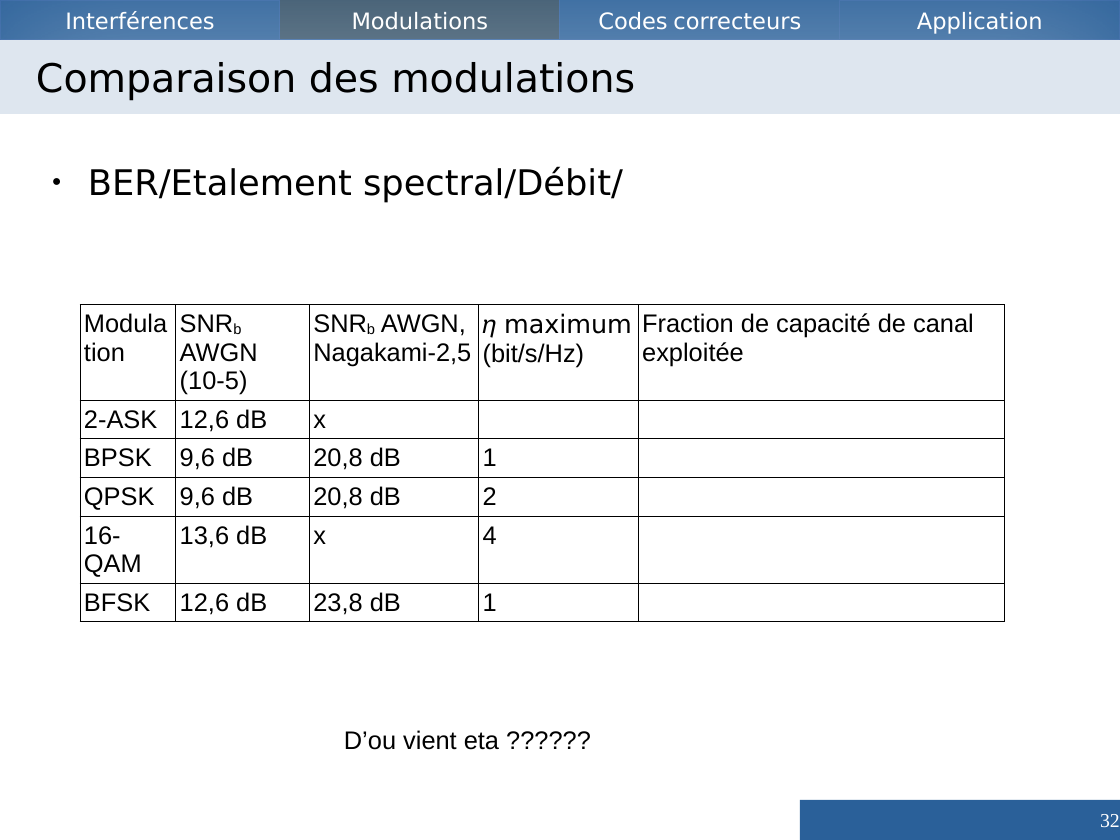
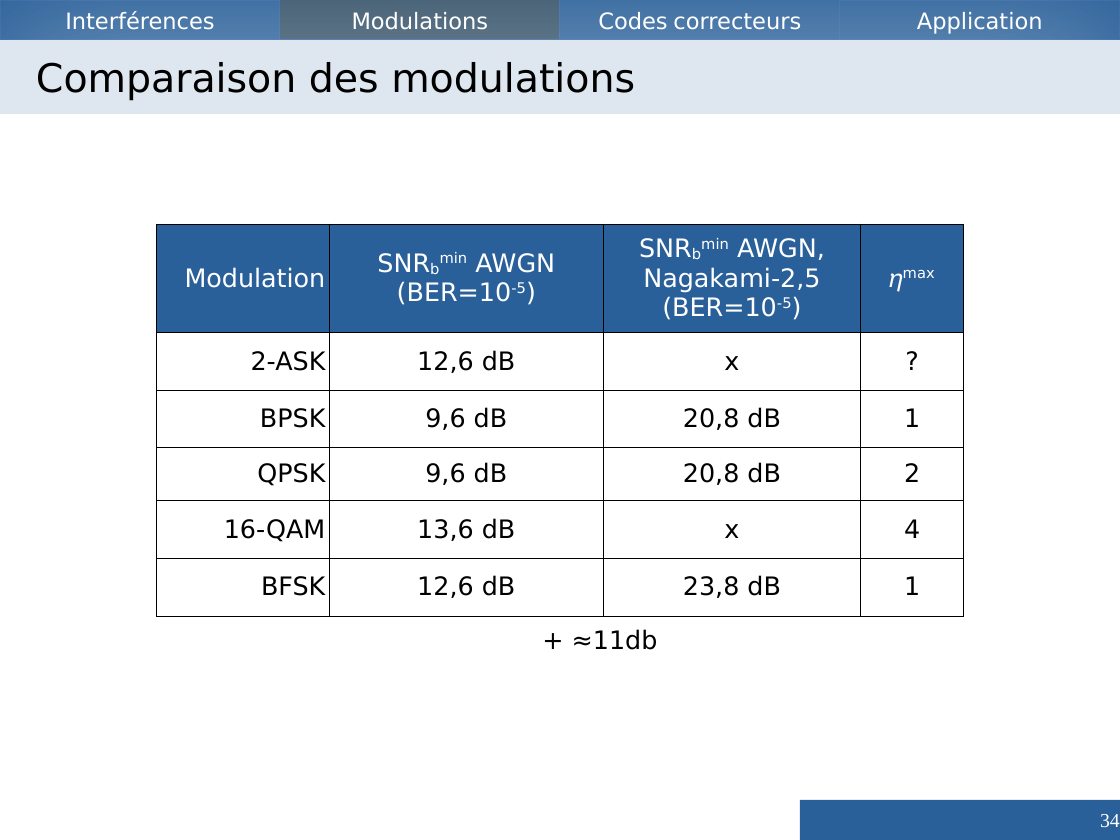
Before and after one commit to Vzrod/tipe, a slide deck: slide 34 of TIPE.odp (slide 32 before the commit). Drawn at 1120x840 pixels with LibreOffice and Linux fonts; fonts in the diff are those of the drawing. Boxes give left, top, right and bottom in pixels: in the first picture for what was removed or moved away, otherwise in the second. Text is boxed around its words. In the diff, an @@ line names an element or a change of style, - is before the commit and + after.

```diff
--- a/TIPE.odp
+++ b/TIPE.odp
@@ text removed at (88, 167, 623, 203) @@
-● BER/Etalement spectral/Débit/
@@ table at (157, 225, 963, 617) @@
-column 2: SNRb AWGN (10-5) | 12,6 dB | 9,6 dB | 9,6 dB | 13,6 dB | 12,6 dB
-column 3: SNRb AWGN, Nagakami-2,5 | x | 20,8 dB | 20,8 dB | x | 23,8 dB
-column 4: 𝜂 maximum (bit/s/Hz) |  | 1 | 2 | 4 | 1
-column 5: Fraction de capacité de canal exploitée |  |  |  |  | 
+column 2: SNRbmin AWGN (BER=10-5) | 12,6 dB | 9,6 dB | 9,6 dB | 13,6 dB | 12,6 dB
+column 3: SNRbmin AWGN, Nagakami-2,5 / (BER=10-5) | x | 20,8 dB | 20,8 dB | x | 23,8 dB
+column 4: 𝜂max | ? | 1 | 2 | 4 | 1
@@ table: place and size @@
-table at (80, 305, 1005, 619)
+table at (157, 225, 963, 617)
@@ text added at (572, 629, 658, 650), 18 pt, text #000000 @@
++ ≈11db
@@ text removed at (344, 730, 499, 750) @@
-D’ou vient eta ??????
@@ page number at (1100, 814, 1120, 827): text changed @@
-32
+34
```
Also in this commit, not shown: 9 other slides changed, 7 slides added, 6 slides removed, 5 other files.
